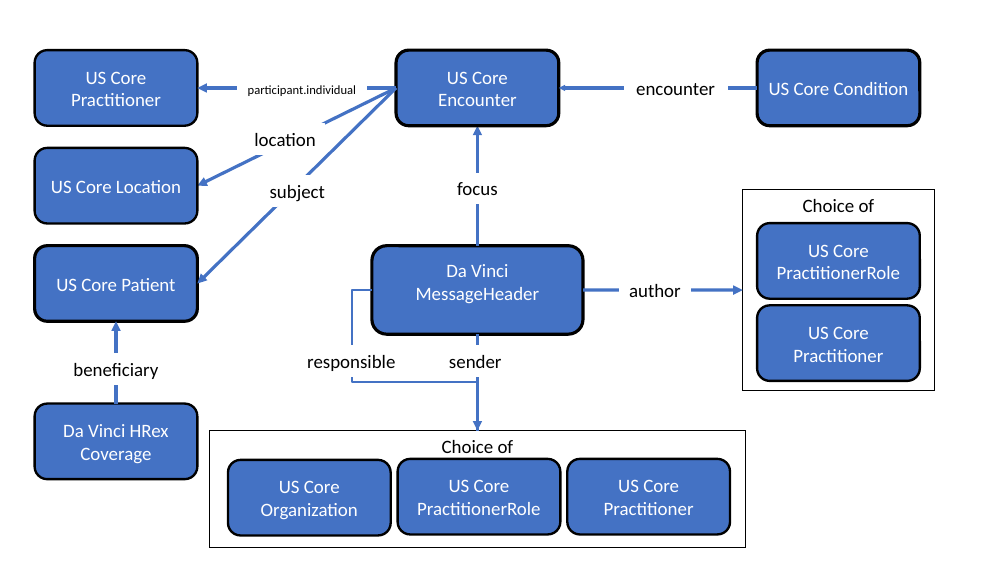
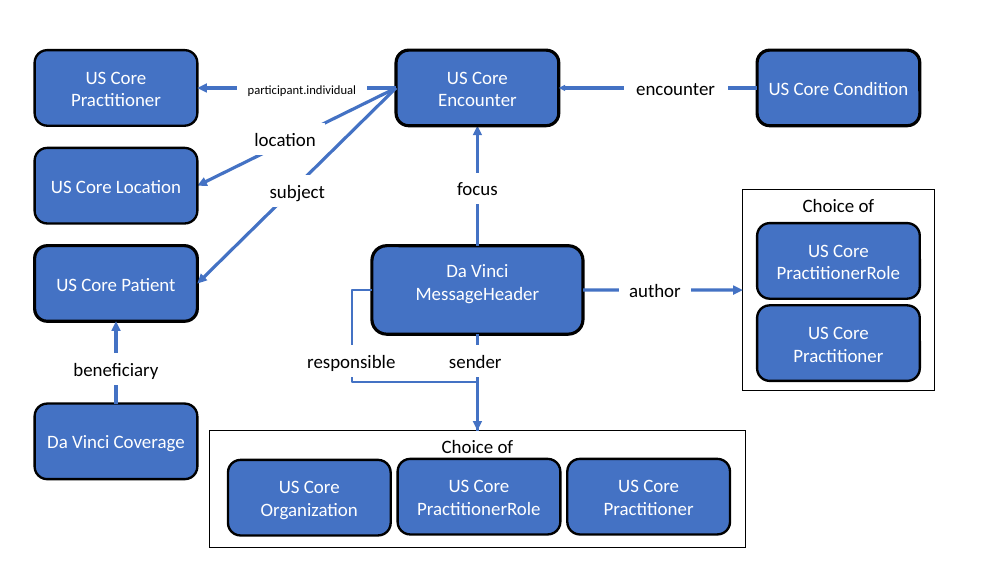
Before and after one commit to HL7/davinci-alerts, a slide deck: slide 5 of input/images/source/Message_Graphs.pptx. Drawn at 1008x567 pixels with LibreOffice and Linux fonts; fonts in the diff are those of the drawing. Boxes give left, top, right and bottom in pixels: in the first picture for what was removed or moved away, otherwise in the second. Text is boxed around its words. In the diff, an @@ line names an element or a change of style, - is before the commit and + after.

Commit message:
qa fix to capstatements, update hrex to ver 0.2.0

```diff
--- a/input/images/source/Message_Graphs.pptx
+++ b/input/images/source/Message_Graphs.pptx
@@ text in rounded rectangle at bbox=[47, 435, 185, 451]: text changed @@
-Da Vinci HRex Coverage
+Da Vinci Coverage
```
Also in this commit, not shown: 2 other slides changed, 31 other files.
